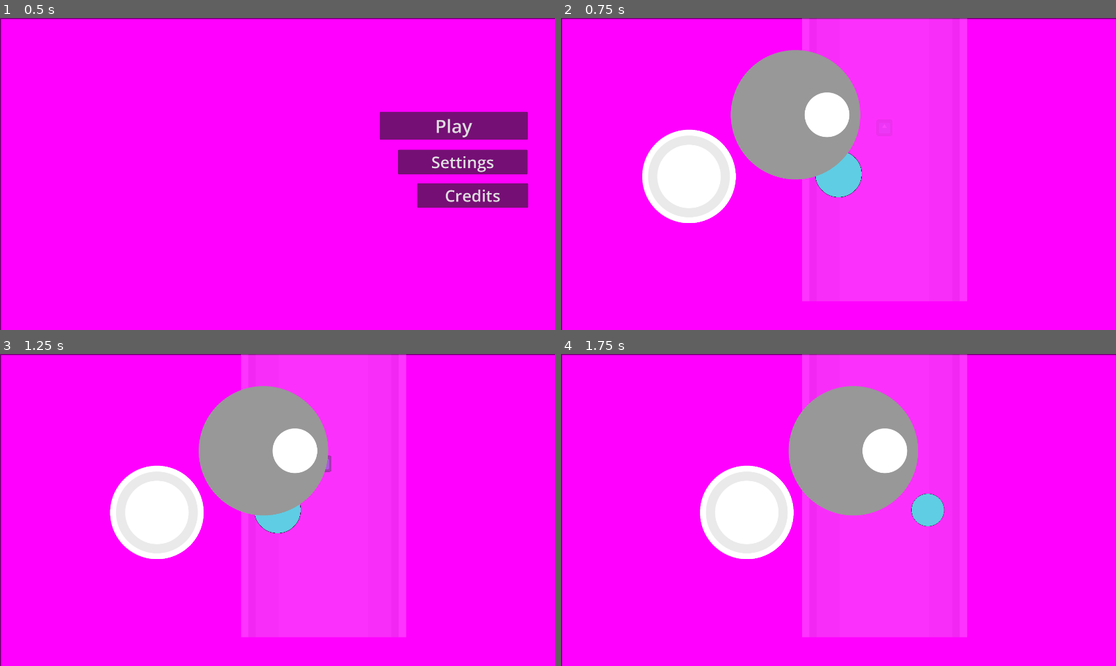
Above: before the commit, frames 1-4 (two rows, left to right).
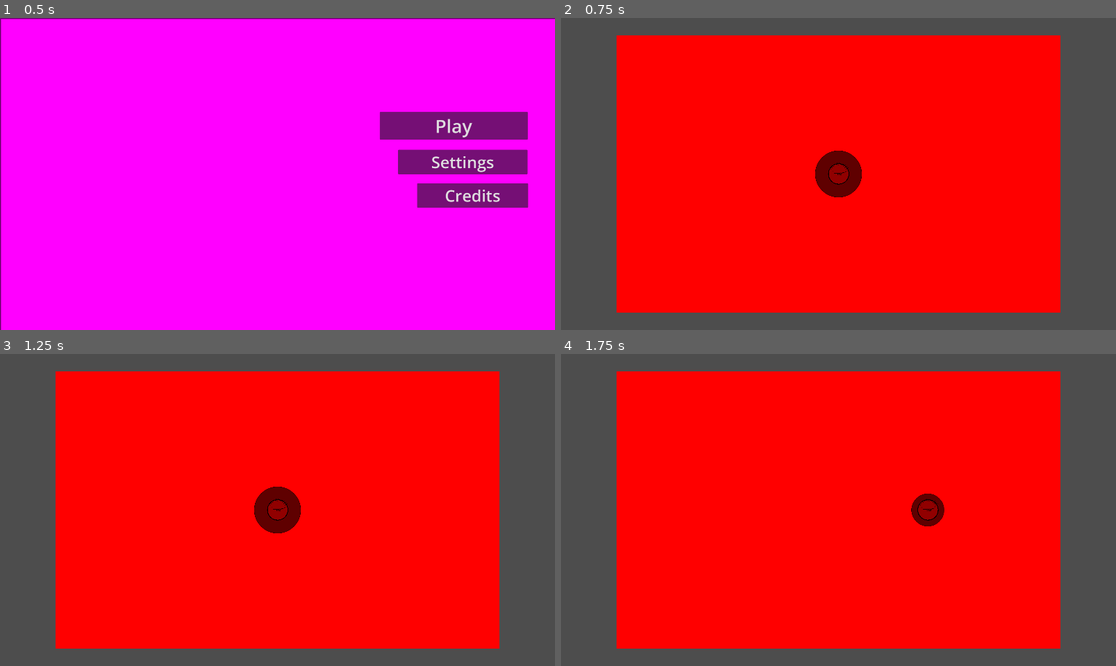
Above: after the commit, the same moments.

Repository: entityJY/deltarunesque-game
Game: Godot game, scene res://main_menu/main_menu.tscn
Same seed, same stepped clock (60 frames per second), same inputs: the game is played once before the commit and once after it. The project has no main scene, so this scene is started directly. The engine's default icon, where the game draws it, is replaced by a stand-in: a white triangle on a blue panel in a dark square.
Inputs:
- Up to frame 1 (0.5 s): no input
- Up to frame 2 (0.75 s): click "Play" at 0.5 s
- Up to frame 3 (1.25 s): no input
- Up to frame 4 (1.75 s): tap Enter (ui_accept) at 1.25, 1.52 s; hold D (right) from 1.28 s (still down); tap Shift (dash) at 1.35 s

Frame 1 is identical in both runs. In frame 2, 100% of the frame differs, in the area x 0-100%, y 0-100%; in frame 3, 100%; in frame 4, 100%.

Commit message:
Add pause menu to scene

Diff:
--- a/main_menu/main_menu.tscn
+++ b/main_menu/main_menu.tscn
@@ -69,7 +69,7 @@
 
 [node name="MainMenu" type="Node2D" unique_id=484403610 node_paths=PackedStringArray("animation_player", "escape_menu_button")]
 script = ExtResource("1_oa53l")
-play_scene = "uid://bgsbsq4w5tncb"
+play_scene = "uid://dolvx4je86dxv"
 animation_player = NodePath("AnimationPlayer")
 escape_menu_button = NodePath("EscapeMenuButton")
 
--- a/scenes/level.tscn
+++ b/scenes/level.tscn
@@ -3,7 +3,8 @@
 [ext_resource type="PackedScene" uid="uid://qoag6cs0222u" path="res://player/player.tscn" id="1_2q6dc"]
 [ext_resource type="Texture2D" uid="uid://cj55a2vblfih4" path="res://textures/plainWhite.png" id="1_w7c3h"]
 [ext_resource type="Texture2D" uid="uid://uyl6w245sq1s" path="res://sprites/DEMOplayer.png" id="3_w8frs"]
-[ext_resource type="Script" uid="uid://c7pm8qfxrre85" path="res://scenes/modulateCanvas.gd" id="4_mx8sn"]
+[ext_resource type="Script" path="res://scenes/modulateCanvas.gd" id="4_mx8sn"]
+[ext_resource type="PackedScene" uid="uid://qj4j64rlo7bq" path="res://ui/pause_menu/pause_menu.tscn" id="5_ppgk2"]
 
 [sub_resource type="RectangleShape2D" id="RectangleShape2D_rd3vj"]
 size = Vector2(20, 750)
@@ -60,3 +61,5 @@
 [node name="Sprite2D" type="Sprite2D" parent="Player" unique_id=1600527373]
 scale = Vector2(0.25, 0.25)
 texture = ExtResource("3_w8frs")
+
+[node name="PauseMenu" parent="." unique_id=1300781280 instance=ExtResource("5_ppgk2")]
--- a/ui/pause_menu/pause_menu.gd
+++ b/ui/pause_menu/pause_menu.gd
@@ -26,7 +26,7 @@
 	get_tree().change_scene_to_file(play_scene)
 
 func _on_continue_pressed() -> void:
-	print("continued pressed")
+	paused = false
 	hide()
 	get_tree().paused = false
 
Not shown, added: tracks/Blue.mp3.import
